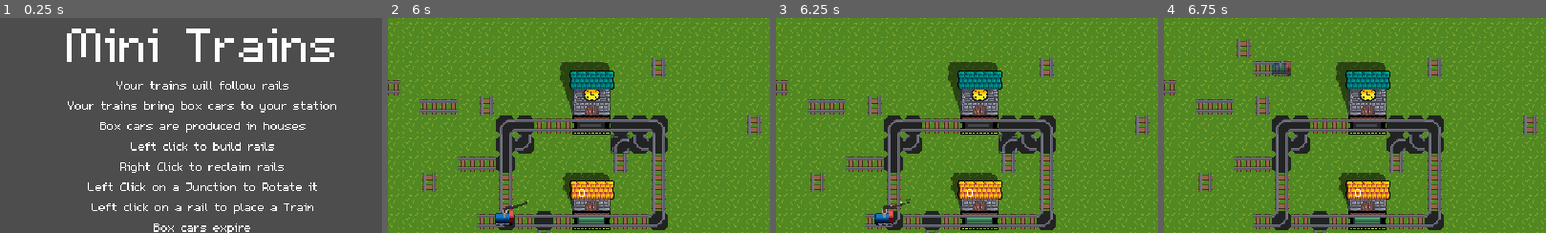
Above: before the commit, frames 1-4 (left to right).
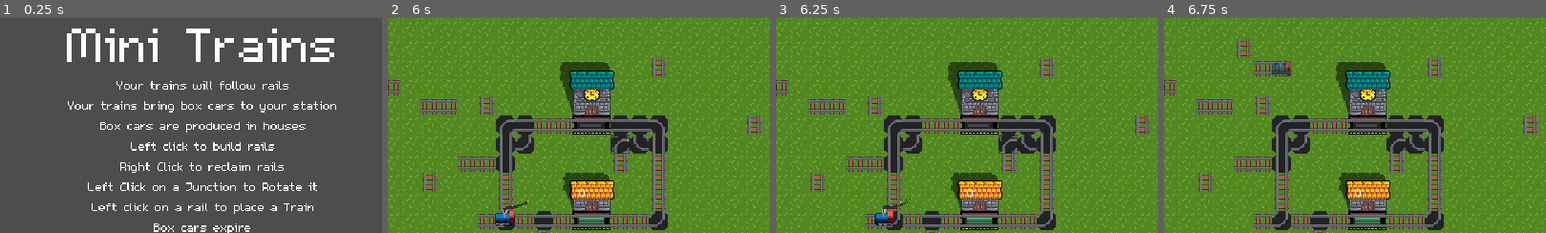
Above: after the commit, the same moments.

Repository: LaffertyDev/mini-trains
Game: Godot game, scene res://src/ui/main_menu/main_menu.tscn
Same seed, same stepped clock (60 frames per second), same inputs: the game is played once before the commit and once after it.
Inputs (mouse positions are % of the whole screen's width and height, from its top left):
- Up to frame 1 (0.25 s): no input
- Up to frame 2 (6 s): click "Start Game" at 0.5 s; move the mouse to (72, 45) at 1.27 s; press the mouse at (72, 45) at 1.28 s; release the mouse at (72, 45) at 2 s; tap Enter at 2 s; drag from (30, 55) to (49, 43) at 2.02 s; move the mouse to (60, 28) at 2.77 s; press the mouse at (60, 28) at 2.78 s; release the mouse at (60, 28) at 3.5 s; drag from (45, 70) to (59, 43) at 3.52 s; move the mouse to (80, 65) at 4.27 s; press the mouse at (80, 65) at 4.28 s; release the mouse at (80, 65) at 5 s; drag from (20, 35) to (44, 43) at 5.02 s; move the mouse to (55, 50) at 5.77 s; press the mouse at (55, 50) at 5.78 s
- Up to frame 3 (6.25 s): no input
- Up to frame 4 (6.75 s): release the mouse at (55, 50) at 6.5 s; drag from (35, 25) to (46, 43) at 6.52 s
The pictures show only the part of the screen within x 23-73%, y 18-68%; the shares and areas given below are measured in that part.

Frames 1-2 are identical in both runs. In frame 3, less than 0.1% of the frame differs, in the area x 28-35%, y 84-97%; in frame 4, nothing differs.

Commit message:
train now idles

Diff:
--- a/src/entities/producer_station/producer_station.gd
+++ b/src/entities/producer_station/producer_station.gd
@@ -1,15 +1,14 @@
 extends Area2D
 class_name ProducerStation
 
-var currently_produced = 1
-var maximum_held_production = 1
+@export var currently_produced: bool = false
 var is_playing_doom = false
 
 func has_production_ready():
-	return currently_produced > 0
+	return currently_produced
 
 func take_production():
-	currently_produced -= 1
+	currently_produced = false
 	GlobalAudio.play_sound_cargo_dropoff()
 	%loaded_till_decay_starts.stop()
 	%decay_death_timer.stop()
@@ -22,8 +21,12 @@
 
 func _ready():
 	add_to_group("producers")
-	%animated_sprite.play("loaded")
-	%loaded_till_decay_starts.start()
+	if currently_produced:
+		%animated_sprite.play("loaded")
+		%loaded_till_decay_starts.start()
+	else:
+		%animated_sprite.play("loading")
+
 
 func _process(_delta: float):
 	%hack_label.text = str(%decay_death_timer.time_left).pad_decimals(0)
@@ -37,8 +40,8 @@
 func _on_animated_sprite_animation_finished() -> void:
 	if %animated_sprite.animation == "loading":
 		%animated_sprite.play("loaded")
-		if currently_produced < maximum_held_production:
-			currently_produced += 1
+		if not currently_produced:
+			currently_produced = true
 			%loaded_till_decay_starts.start()
 
 func _on_loaded_till_decay_starts_timeout() -> void:
--- a/src/entities/station/station.tscn
+++ b/src/entities/station/station.tscn
@@ -5,7 +5,7 @@
 [ext_resource type="PackedScene" uid="uid://br5dwwii7dtjn" path="res://src/entities/gridtile/gridtile.tscn" id="2_agjdm"]
 
 [sub_resource type="RectangleShape2D" id="RectangleShape2D_agjdm"]
-size = Vector2(1, 4)
+size = Vector2(1, 6)
 
 [node name="station" type="Area2D"]
 collision_layer = 64
--- a/src/entities/train/caboose_frames.tres
+++ b/src/entities/train/caboose_frames.tres
@@ -1,10 +1,22 @@
-[gd_resource type="SpriteFrames" load_steps=19 format=3 uid="uid://bva8b1838pfxw"]
+[gd_resource type="SpriteFrames" load_steps=22 format=3 uid="uid://bva8b1838pfxw"]
 
 [ext_resource type="Texture2D" uid="uid://ccmfpd6syke3a" path="res://src/entities/train/caboose.png" id="1_tgwhv"]
 
 [sub_resource type="AtlasTexture" id="AtlasTexture_qnvc4"]
 atlas = ExtResource("1_tgwhv")
-region = Rect2(0, 0, 48, 36)
+region = Rect2(192, 48, 48, 48)
+
+[sub_resource type="AtlasTexture" id="AtlasTexture_rjjt1"]
+atlas = ExtResource("1_tgwhv")
+region = Rect2(192, 0, 48, 48)
+
+[sub_resource type="AtlasTexture" id="AtlasTexture_ac3xe"]
+atlas = ExtResource("1_tgwhv")
+region = Rect2(192, 96, 48, 48)
+
+[sub_resource type="AtlasTexture" id="AtlasTexture_10h7l"]
+atlas = ExtResource("1_tgwhv")
+region = Rect2(192, 144, 48, 48)
 
 [sub_resource type="AtlasTexture" id="AtlasTexture_tgwhv"]
 atlas = ExtResource("1_tgwhv")
@@ -77,7 +89,31 @@
 "texture": SubResource("AtlasTexture_qnvc4")
 }],
 "loop": true,
-"name": &"default",
+"name": &"idle_bottom",
+"speed": 5.0
+}, {
+"frames": [{
+"duration": 1.0,
+"texture": SubResource("AtlasTexture_rjjt1")
+}],
+"loop": true,
+"name": &"idle_left",
+"speed": 5.0
+}, {
+"frames": [{
+"duration": 1.0,
+"texture": SubResource("AtlasTexture_ac3xe")
+}],
+"loop": true,
+"name": &"idle_right",
+"speed": 5.0
+}, {
+"frames": [{
+"duration": 1.0,
+"texture": SubResource("AtlasTexture_10h7l")
+}],
+"loop": true,
+"name": &"idle_top",
 "speed": 5.0
 }, {
 "frames": [{
--- a/src/entities/train/train.gd
+++ b/src/entities/train/train.gd
@@ -6,6 +6,7 @@
 var wagons_following = []
 
 var wagon_res = preload("res://src/entities/wagon/wagon.tscn")
+var current_direction
 
 func _ready():
 	add_to_group("trains")
@@ -42,7 +43,17 @@
 func stop_moving():
 	%TrackEngine.stop()
 	GlobalAudio.stop_train_movement()
-	%animated_sprite.stop()
+
+	if current_direction:
+		match current_direction:
+			Constants.Direction.left:
+				%animated_sprite.play("idle_left")
+			Constants.Direction.right:
+				%animated_sprite.play("idle_right")
+			Constants.Direction.bottom:
+				%animated_sprite.play("idle_bottom")
+			Constants.Direction.top:
+				%animated_sprite.play("idle_top")
 
 
 func start_moving():
@@ -51,6 +62,17 @@
 	%animated_sprite.play()
 	for w in wagons_following:
 		w.move()
+
+	if current_direction:
+		match current_direction:
+			Constants.Direction.left:
+				%animated_sprite.play("moving_left")
+			Constants.Direction.right:
+				%animated_sprite.play("moving_right")
+			Constants.Direction.bottom:
+				%animated_sprite.play("moving_bottom")
+			Constants.Direction.top:
+				%animated_sprite.play("moving_top")
 
 func _on_track_engine_collide_with_terrain(_direction: Constants.Direction) -> void:
 	get_parent().call_deferred("remove_child", self)
@@ -76,6 +98,7 @@
 			%animated_sprite.play("moving_bottom")
 		Constants.Direction.top:
 			%animated_sprite.play("moving_top")
+	current_direction = direction
 
 
 func _on_track_engine_enter_station(station: Station) -> void:
--- a/src/game.tscn
+++ b/src/game.tscn
@@ -124,6 +124,7 @@
 
 [node name="ProducerStation" parent="rail_grid" instance=ExtResource("7_wqvko")]
 position = Vector2(0, 80)
+currently_produced = true
 
 [node name="train" parent="." instance=ExtResource("6_wqvko")]
 position = Vector2(-16, 0)
--- a/src/ui/end_round_screen/end_round_screen.gd
+++ b/src/ui/end_round_screen/end_round_screen.gd
@@ -3,7 +3,7 @@
 func _ready() -> void:
 	%stat_time.text = str(PlayerData.stat_time_elapsed).pad_decimals(1)
 	%stat_loads.text = str(PlayerData.stat_loads_completed)
-	%stat_trains_placed.text = str(PlayerData.stat_trains_placed)
+	%stat_trains_placed.text = str(-PlayerData.stat_trains_placed)
 	%stat_tracks_placed.text = str(PlayerData.stat_tracks_placed)
 	%stat_distance.text = str(PlayerData.stat_trains_distance_moved)
 	%stat_score.text = str(PlayerData.compute_score())
Binary file changed: src/entities/train/caboose.png
Not shown, changed: doc/timeline.md
